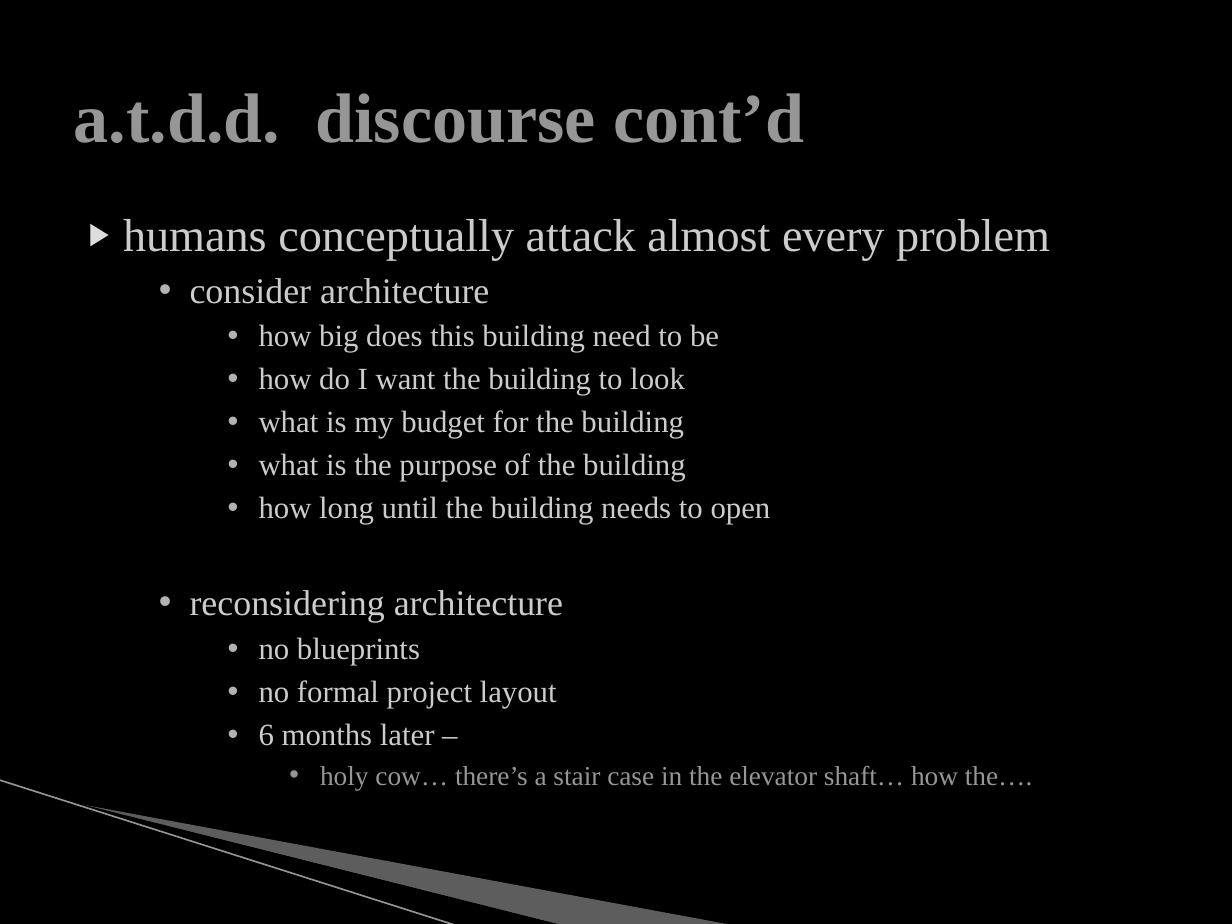
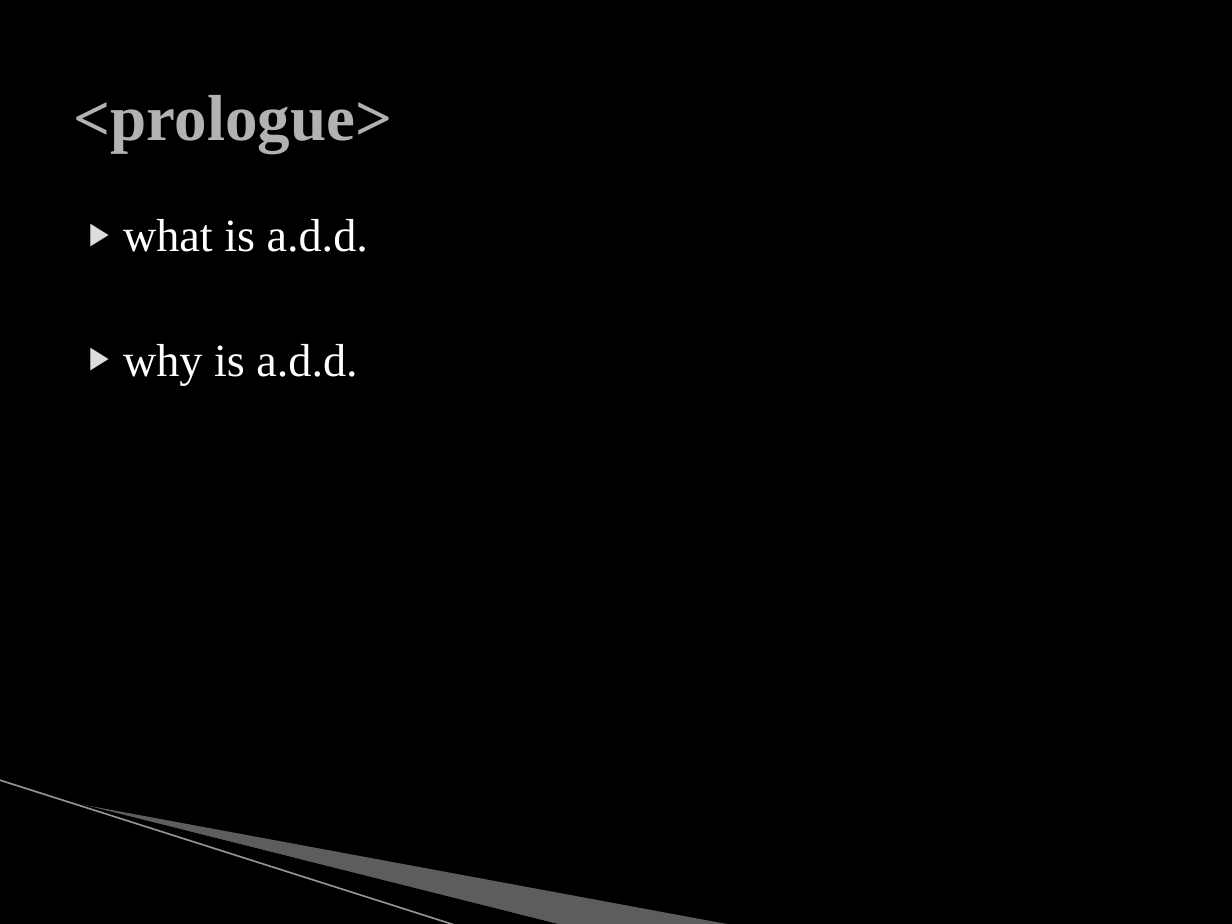
Before and after one commit to mjs0031/master_report, a slide deck: slide 3 of the_defense.pptx (slide 39 before the commit). Drawn at 1232x924 pixels with LibreOffice and Linux fonts; fonts in the diff are those of the drawing; background and template pictures are left out. Boxes give left, top, right and bottom in pixels: in the first picture for what was removed or moved away, otherwise in the second. Text is boxed around its words. In the diff, an @@ line names an element or a change of style, - is before the commit and + after.

```diff
--- a/the_defense.pptx
+++ b/the_defense.pptx
@@ title at box(74, 95, 393, 152): text changed; size 41 to 38 pt; text colour #969696 to #B2B2B2 @@
-a.t.d.d. discourse cont’d
+<prologue>
@@ text at box(123, 219, 368, 385): text changed; size 18 to 27 pt; text colour #CCCCCC to #FFFFFF @@
-▶ humans conceptually attack almost every problem
-    • consider architecture
-        • how big does this building need to be
-        • how do I want the building to look
-        • what is my budget for the building
-        • what is the purpose of the building
-        • how long until the building needs to open
-    • reconsidering architecture
-        • no blueprints
-        • no formal project layout
-        • 6 months later –
-            • holy cow… there’s a stair case in the elevator shaft… how the….
+▶ what is a.d.d.
+▶ why is a.d.d.
```
Also in this commit, not shown: 4 other slides changed, 19 slides added, 32 slides removed, 3 other files.
